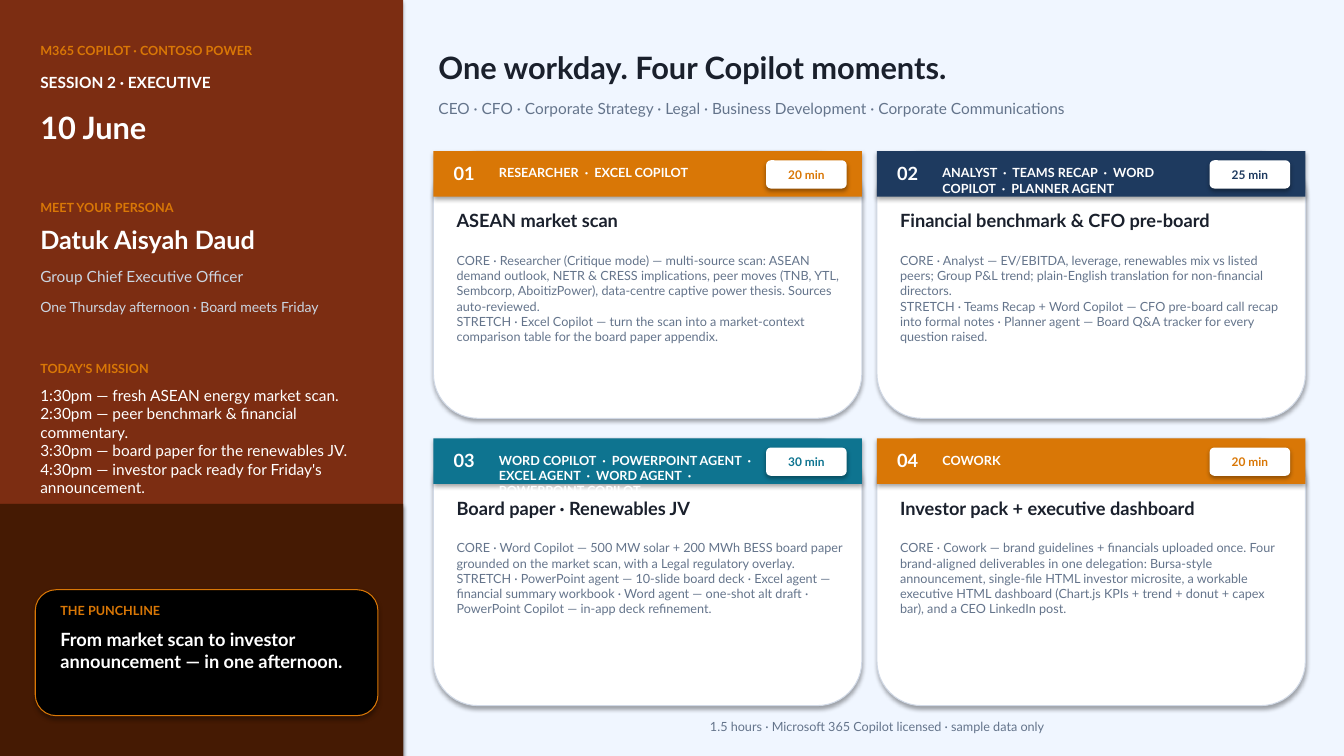
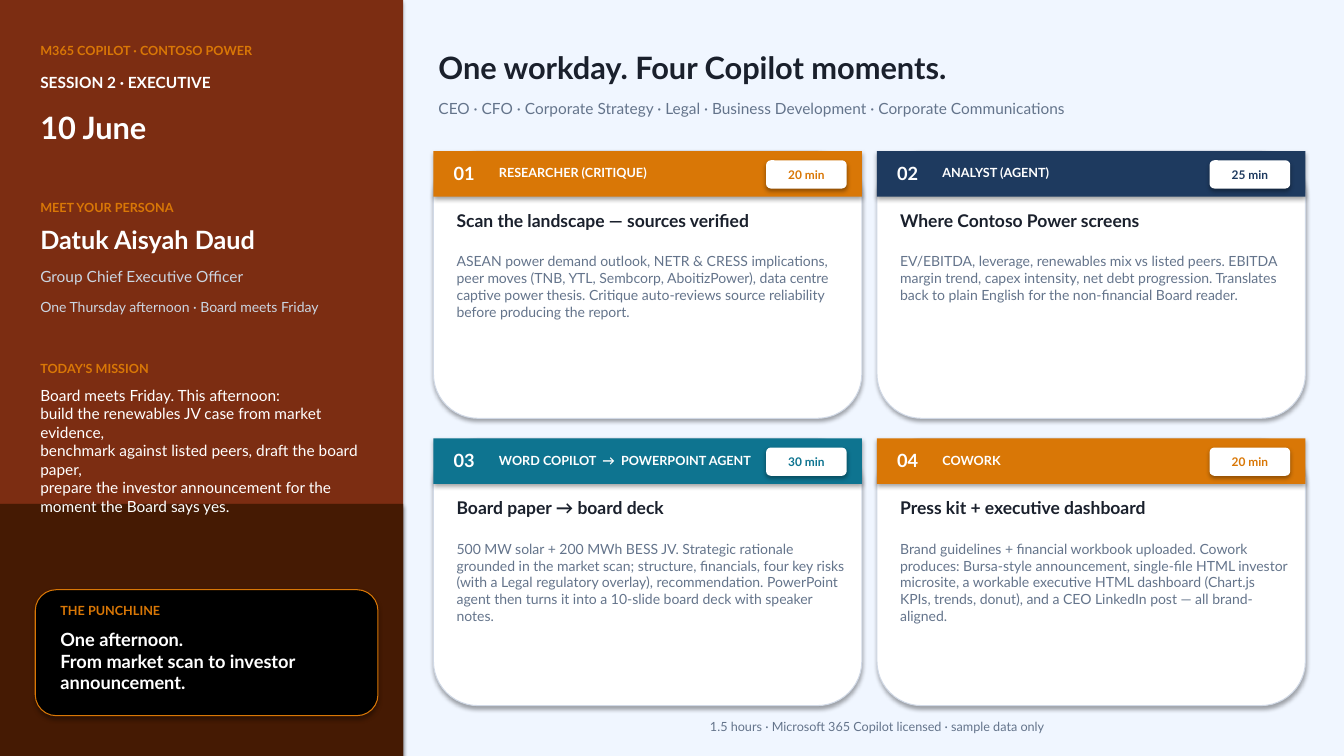
Before and after one commit to steffiyappy/contoso-power-copilot-immersion, a slide deck: slide 1 of Contoso Power Story - 10 June (Executive).pptx. Drawn at 1344x756 pixels with LibreOffice and Linux fonts; fonts in the diff are those of the drawing. Boxes give left, top, right and bottom in pixels: in the first picture for what was removed or moved away, otherwise in the second. Text is boxed around its words. In the diff, an @@ line names an element or a change of style, - is before the commit and + after.

```diff
--- a/Contoso Power Story - 10 June (Executive).pptx
+++ b/Contoso Power Story - 10 June (Executive).pptx
@@ text at (x1=499, y1=167, x2=647, y2=179): text changed @@
-RESEARCHER · EXCEL COPILOT
+RESEARCHER (CRITIQUE)
@@ text at (x1=942, y1=167, x2=1049, y2=179): text changed @@
-ANALYST · TEAMS RECAP · WORD COPILOT · PLANNER AGENT
+ANALYST (AGENT)
@@ text at (x1=457, y1=214, x2=749, y2=230): text changed; size 13 to 12.5 pt @@
-ASEAN market scan
+Scan the landscape — sources verified
@@ text at (x1=900, y1=214, x2=1140, y2=227): text changed; size 13 to 12.5 pt @@
-Financial benchmark & CFO pre-board
+Where Contoso Power screens
@@ text at (x1=457, y1=255, x2=829, y2=320): text changed; size 9 to 10 pt @@
-CORE · Researcher (Critique mode) — multi-source scan: ASEAN demand outlook, NETR & CRESS implications, peer moves (TNB, YTL, Sembcorp, AboitizPower), data-centre captive power thesis. Sources auto-reviewed.
-STRETCH · Excel Copilot — turn the scan into a market-context comparison table for the board paper appendix.
+ASEAN power demand outlook, NETR & CRESS implications, peer moves (TNB, YTL, Sembcorp, AboitizPower), data centre captive power thesis. Critique auto-reviews source reliability before producing the report.
@@ text at (x1=900, y1=255, x2=1277, y2=303): text changed; size 9 to 10 pt @@
-CORE · Analyst — EV/EBITDA, leverage, renewables mix vs listed peers; Group P&L trend; plain-English translation for non-financial directors.
-STRETCH · Teams Recap + Word Copilot — CFO pre-board call recap into formal notes · Planner agent — Board Q&A tracker for every question raised.
+EV/EBITDA, leverage, renewables mix vs listed peers. EBITDA margin trend, capex intensity, net debt progression. Translates back to plain English for the non-financial Board reader.
@@ text at (x1=40, y1=389, x2=358, y2=515): text changed @@
-1:30pm — fresh ASEAN energy market scan.
-2:30pm — peer benchmark & financial commentary.
-3:30pm — board paper for the renewables JV.
-4:30pm — investor pack ready for Friday's announcement.
+Board meets Friday. This afternoon:
+build the renewables JV case from market evidence,
+benchmark against listed peers, draft the board paper,
+prepare the investor announcement for the moment the Board says yes.
@@ text at (x1=499, y1=455, x2=751, y2=465): text changed @@
-WORD COPILOT · POWERPOINT AGENT · EXCEL AGENT · WORD AGENT · POWERPOINT COPILOT
+WORD COPILOT → POWERPOINT AGENT
@@ text at (x1=457, y1=501, x2=664, y2=517): text changed; size 13 to 12.5 pt @@
-Board paper · Renewables JV
+Board paper → board deck
@@ text at (x1=900, y1=501, x2=1145, y2=514): text changed; size 13 to 12.5 pt @@
-Investor pack + executive dashboard
+Press kit + executive dashboard
@@ text at (x1=457, y1=543, x2=845, y2=621): text changed; size 9 to 10 pt @@
-CORE · Word Copilot — 500 MW solar + 200 MWh BESS board paper grounded on the market scan, with a Legal regulatory overlay.
-STRETCH · PowerPoint agent — 10-slide board deck · Excel agent — financial summary workbook · Word agent — one-shot alt draft · PowerPoint Copilot — in-app deck refinement.
+500 MW solar + 200 MWh BESS JV. Strategic rationale grounded in the market scan; structure, financials, four key risks (with a Legal regulatory overlay), recommendation. PowerPoint agent then turns it into a 10-slide board deck with speaker notes.
@@ text at (x1=900, y1=543, x2=1287, y2=624): text changed; size 9 to 10 pt @@
-CORE · Cowork — brand guidelines + financials uploaded once. Four brand-aligned deliverables in one delegation: Bursa-style announcement, single-file HTML investor microsite, a workable executive HTML dashboard (Chart.js KPIs + trend + donut + capex bar), and a CEO LinkedIn post.
+Brand guidelines + financial workbook uploaded. Cowork produces: Bursa-style announcement, single-file HTML investor microsite, a workable executive HTML dashboard (Chart.js KPIs, trends, donut), and a CEO LinkedIn post — all brand-aligned.
@@ text at (x1=60, y1=632, x2=295, y2=689): text changed @@
-From market scan to investor announcement — in one afternoon.
+One afternoon.
+From market scan to investor announcement.
```
Also in this commit, not shown: 2 other files.
